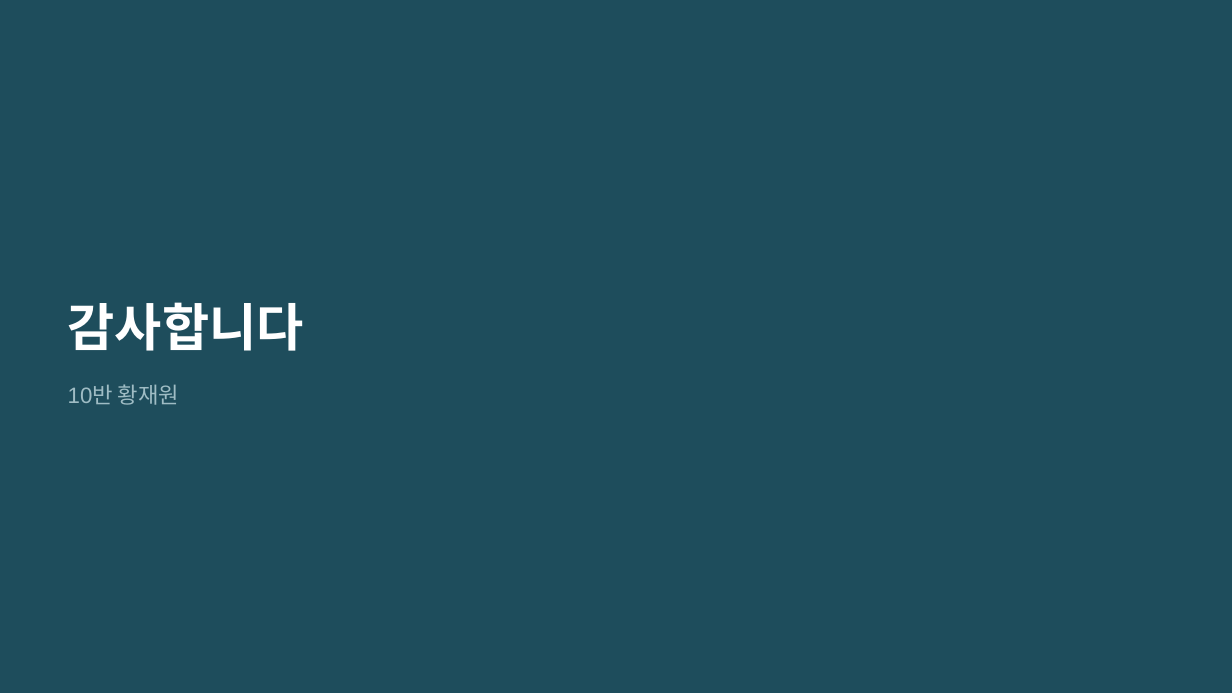
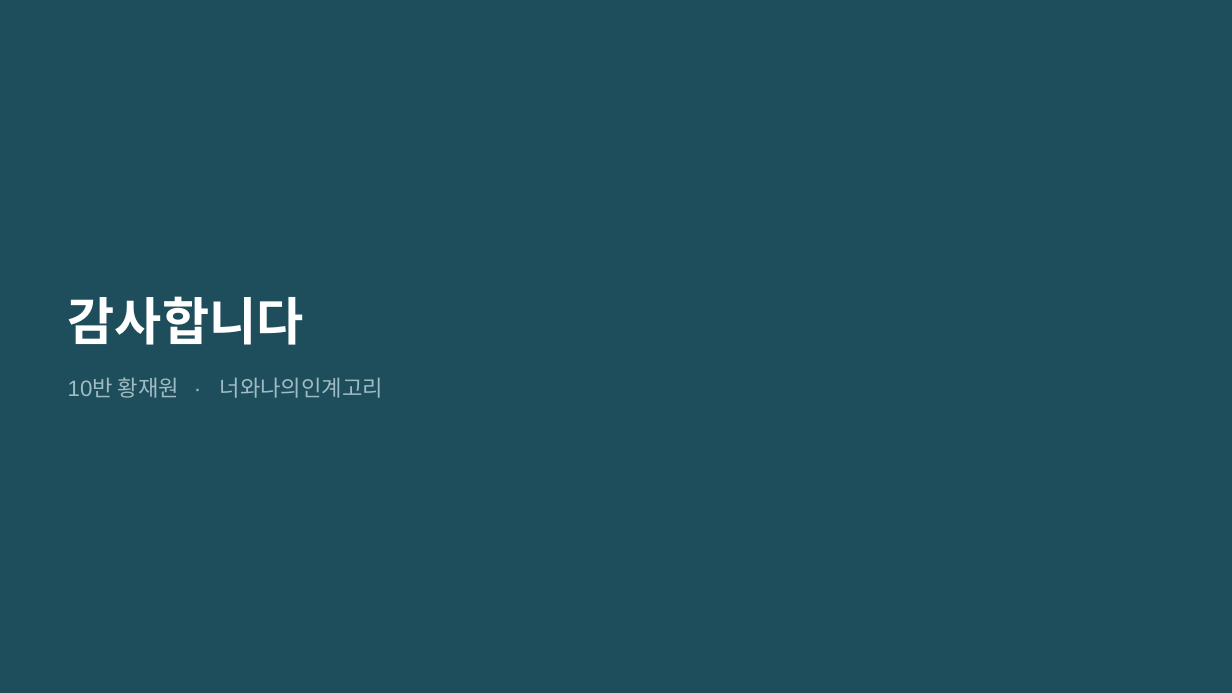
Before and after one commit to wodnjs2020136144/skala-webservice-mini, a slide deck: slide 30 of deliverables/10반_황재원_너와나의인계고리-개요.pptx (slide 28 before the commit). Drawn at 1232x693 pixels with LibreOffice and Linux fonts; fonts in the diff are those of the drawing. Boxes give left, top, right and bottom in pixels: in the first picture for what was removed or moved away, otherwise in the second. Text is boxed around its words. In the diff, an @@ line names an element or a change of style, - is before the commit and + after.

```diff
--- a/deliverables/10반_황재원_너와나의인계고리-개요.pptx
+++ b/deliverables/10반_황재원_너와나의인계고리-개요.pptx
@@ text "감사합니다": place and size @@
-text "감사합니다" at <box>68,302,304,351</box>
+text "감사합니다" at <box>68,296,304,345</box>
@@ text at <box>68,377,383,398</box>: text changed @@
-10반 황재원
+10반 황재원 · 너와나의인계고리
```
Also in this commit, not shown: 4 other slides changed, 25 slides added, 23 slides removed, 16 other files.
